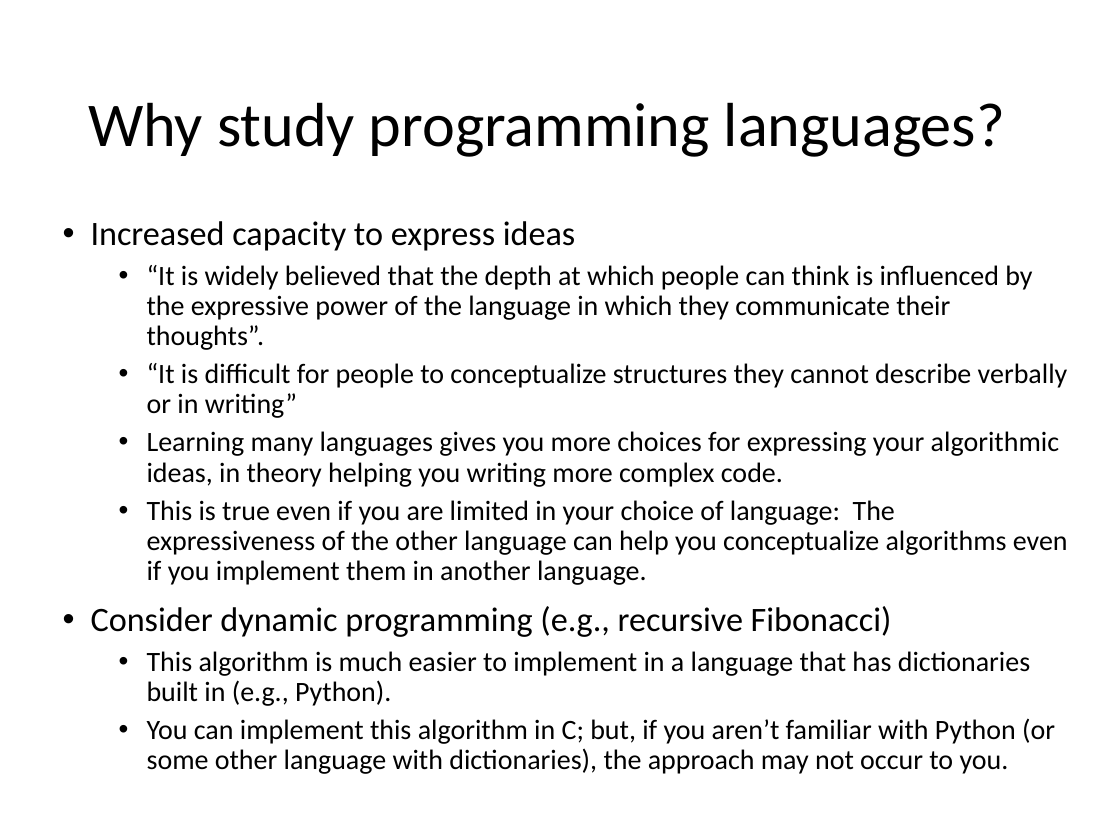
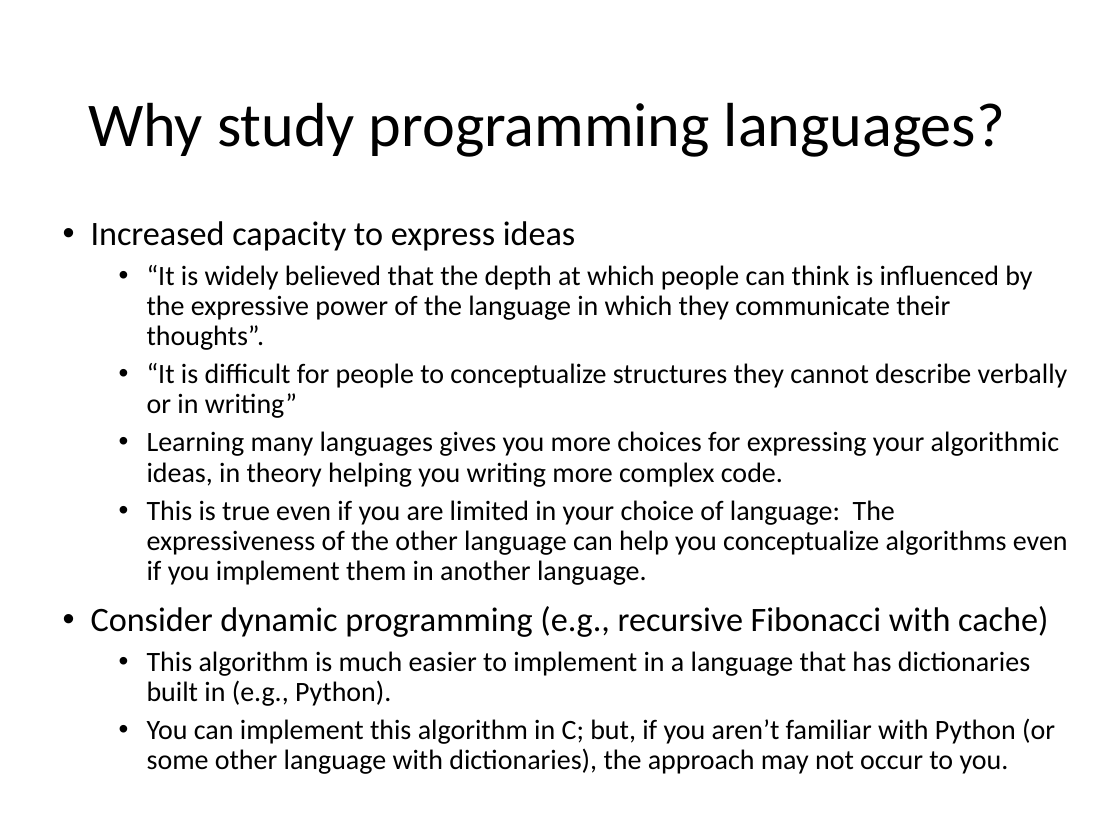
Before and after one commit to KurmasGVSU/KurmasGVSU.github.io, a slide deck: slide 9 of Teaching/Courses/W23/CIS343/LectureNotes/cis343_introduction.pptx. Drawn at 1120x840 pixels with LibreOffice and Linux fonts; fonts in the diff are those of the drawing. Boxes give left, top, right and bottom in pixels: in the first picture for what was removed or moved away, otherwise in the second. Text is boxed around its words. In the diff, an @@ line names an element or a change of style, - is before the commit and + after.

```diff
--- a/Teaching/Courses/W23/CIS343/LectureNotes/cis343_introduction.pptx
+++ b/Teaching/Courses/W23/CIS343/LectureNotes/cis343_introduction.pptx
@@ text at [91,606,1048,637]: text changed @@
-• Consider dynamic programming (e.g., recursive Fibonacci)
+• Consider dynamic programming (e.g., recursive Fibonacci with cache)
```
Also in this commit, not shown: 1 other slide changed, 3 other files.
